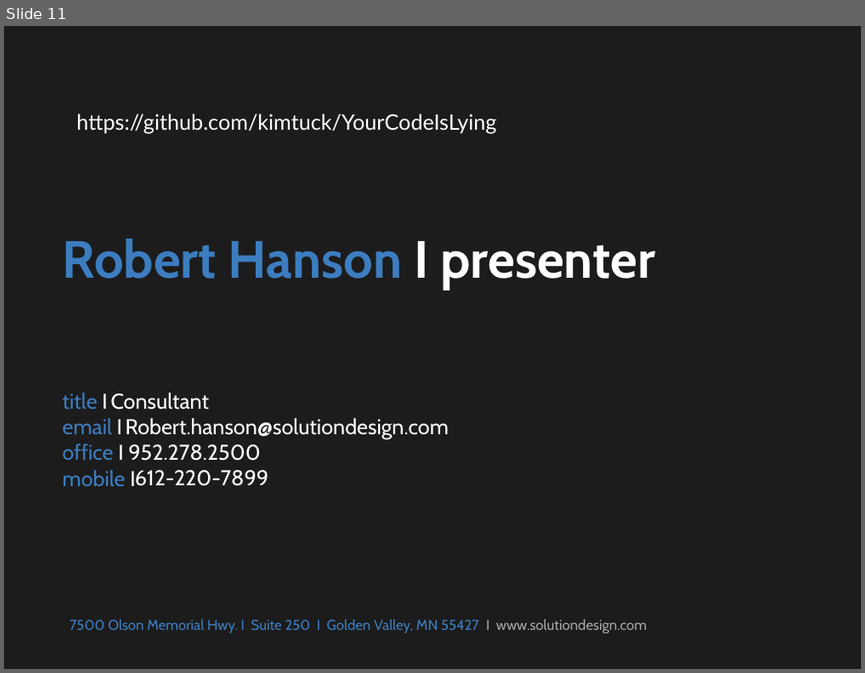
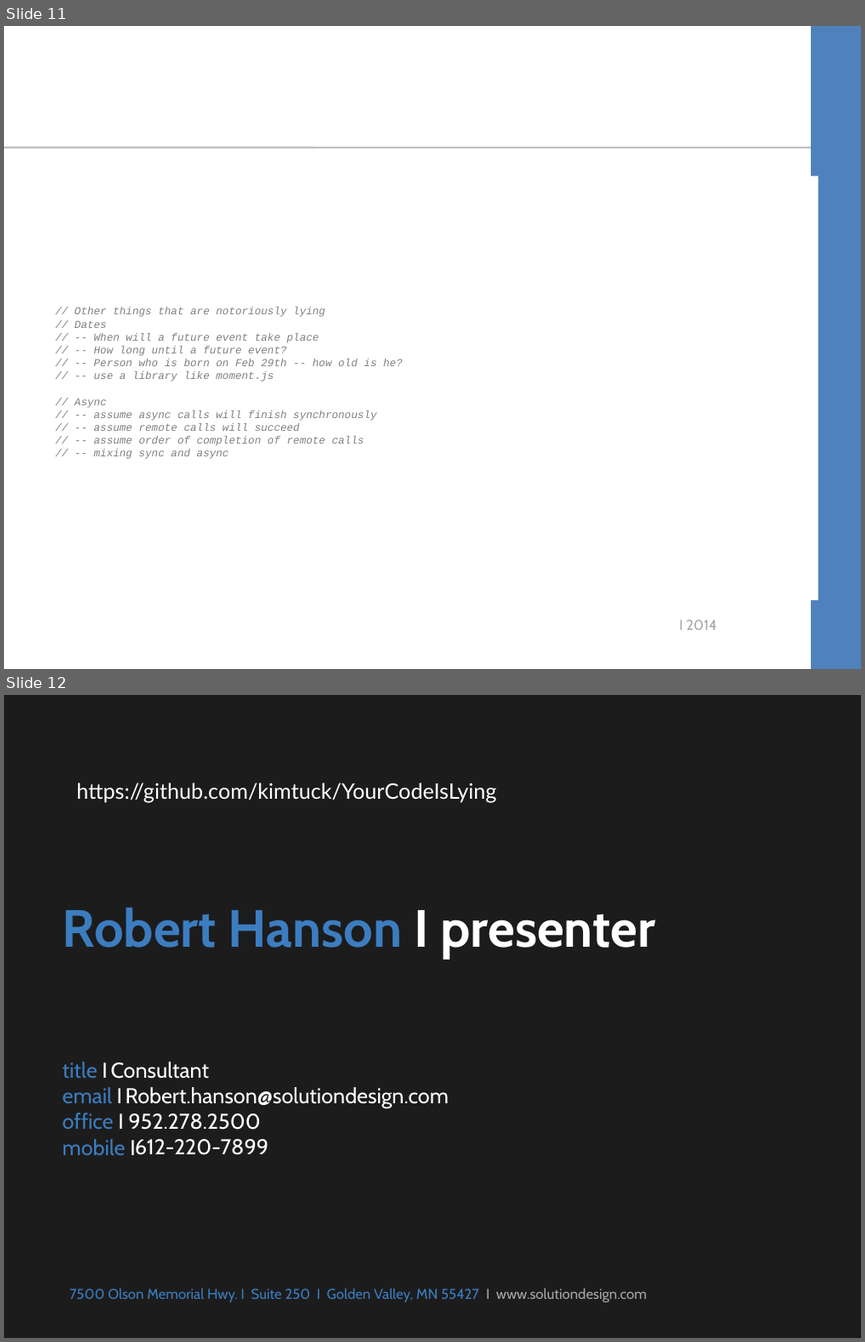
Before and after one commit to kimtuck/YourCodeIsLying, a slide deck: YourCodeIsLying.ppt. Shown one above the other, each under a label of ours: slide 11 before the commit, slides 11 and 12 after it. The pictures are 865x673 and 865x1342 pixels, drawn with LibreOffice and Linux fonts; fonts in the diff are those of the drawing; background and template pictures are left out. Boxes give left, top, right and bottom in pixels: in the first picture for what was removed or moved away, otherwise in the second. Text is boxed around its words. In the diff, an @@ line names an element or a change of style, - is before the commit and + after.

```diff
--- a/YourCodeIsLying.ppt
+++ b/YourCodeIsLying.ppt
@@ slide 11 added at bbox=[4, 26, 861, 669], background #FFFFFF @@
@@ rectangle added at bbox=[812, 26, 861, 669], fill #4F81BD @@
@@ line added from (4, 148) to (861, 148), #BFBFBF 1.5 pt @@
@@ text added at bbox=[75, 306, 403, 459], 9 pt, text #808080, italic @@
+// Other things that are notoriously lying
+// Dates
+// -- When will a future event take place
+// -- How long until a future event?
+// -- Person who is born on Feb 29th -- how old is he?
+// -- use a library like moment.js
+// Async
+// -- assume async calls will finish synchronously
+// -- assume remote calls will succeed
+// -- assume order of completion of remote calls
+// -- mixing sync and async
@@ text added at bbox=[679, 619, 716, 630], 12 pt, text #A6A6A6 @@
+I 2014
@@ what was slide 11 is now slide 12 @@
```
Also in this commit, not shown: 2 slides changed, 4 other slides added, 4 slides removed, 3 other files.
